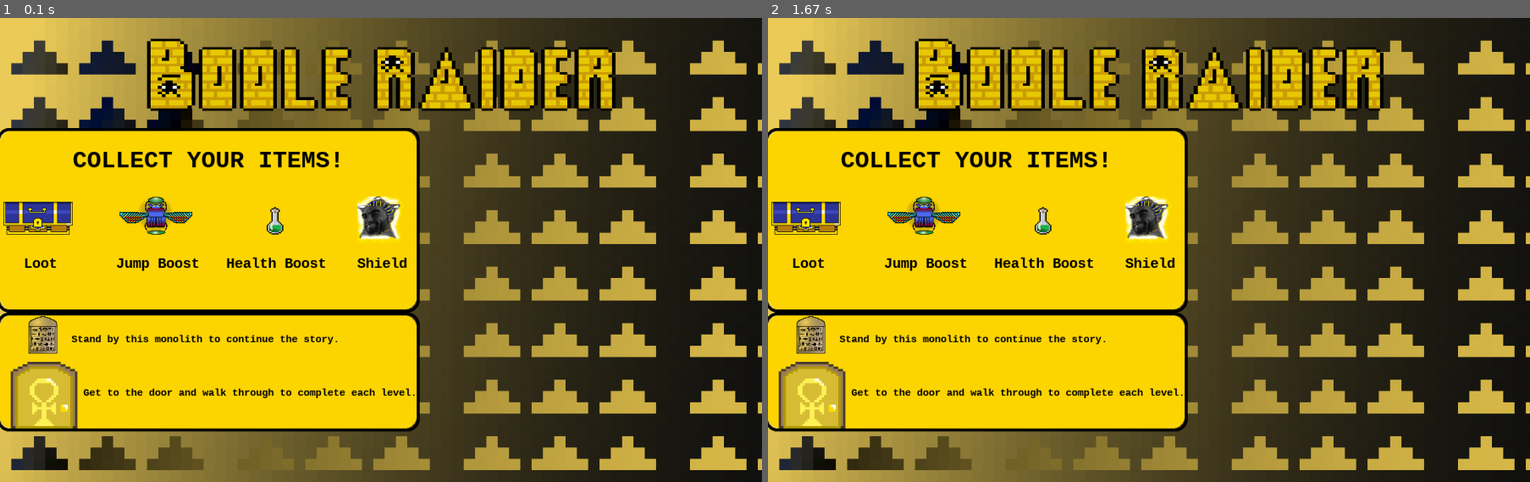
Above: before the commit, frames 1-2 (left to right).
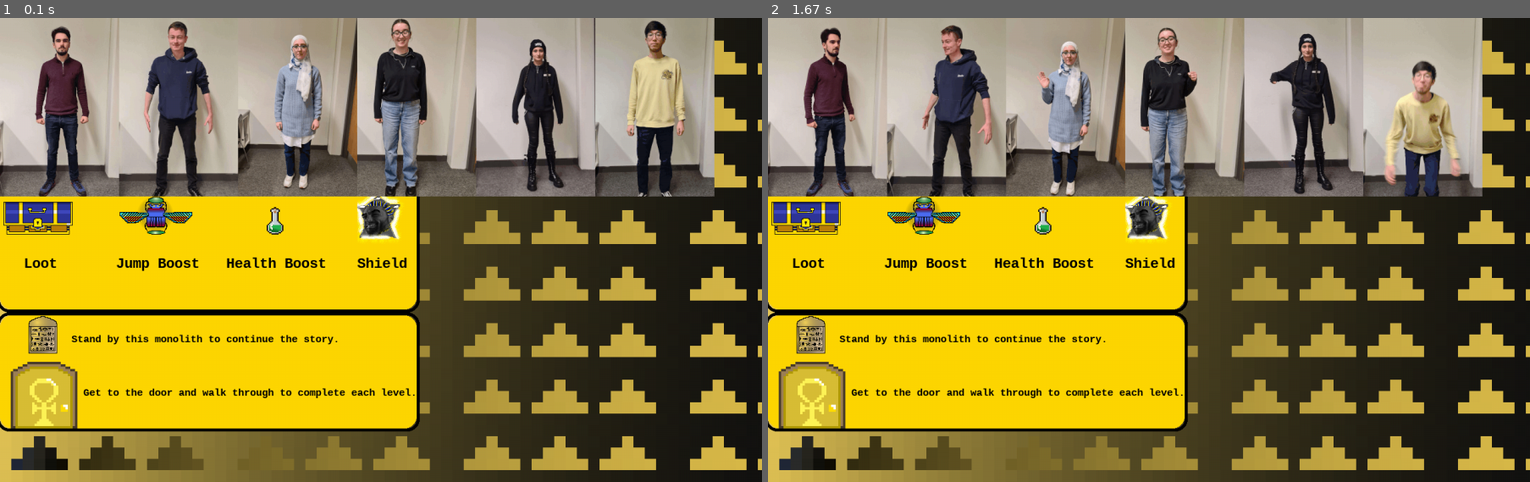
Above: after the commit, the same moments.

Repository: ciarancotter/semester2project
Game: pygame game, started from help.py
Two runs of this game, one before a commit and one after it. Both use one fixed random seed, a clock stepped at 60 frames per second and the inputs below.
Inputs:
- Up to frame 1 (0.1 s): no input
- Up to frame 2 (1.67 s): no input

The runs differ from the first frame. In frame 1, 35% of the frame differs, in the area x 0-94%, y 0-39%; in frame 2, 35%.

Commit message:
added gifs

Diff:
--- a/help.py
+++ b/help.py
@@ -27,14 +27,27 @@
 monolith_description = "Stand by this monolith to continue the story."
 door_description = "Get to the door and walk through to complete each level."
 
-bradley_gif = pygame.image.load("src/view/assets/help_screen/Bradley_twistleft_spritesheet.png")
-niamh_gif = pygame.image.load("src/view/assets/help_screen/Niamh_punchleft_spritesheet.png")
-ciaran_gif = pygame.image.load("src/view/assets/help_screen/Ciaran_jump_spritesheet.png")
-samina_gif = pygame.image.load("src/view/assets/help_screen/Sam_punchright_spritesheet.png")
-shaza_gif = pygame.image.load("src/view/assets/help_screen/Shaza_select_spritesheet.png")
-patrick_gif = pygame.image.load("src/view/assets/help_screen/Patrick_twistright_spritesheet.png")
+spritesheets = [
+    ("src/view/assets/help_screen/Bradley_twistleft_spritesheet.png", 200, 300),
+    ("src/view/assets/help_screen/Patrick_twistright_spritesheet.png", 200, 300),
+    ("src/view/assets/help_screen/Shaza_select_spritesheet.png", 200, 300),
+    ("src/view/assets/help_screen/Niamh_punchleft_spritesheet.png", 200, 300),
+    ("src/view/assets/help_screen/Sam_punchright_spritesheet.png", 200, 300),
+    ("src/view/assets/help_screen/Ciaran_jump_spritesheet.png", 200, 300),
+]
+
+sprite_rects = [
+    [
+        pygame.Rect((x, 0), (width, height)) for x in range(0, 800, width)
+    ] for filename, width, height in spritesheets
+]
+
+# Set the initial sprite index for each spritesheet to 0
+sprite_indices = [0] * len(spritesheets)
 
 font = pygame.font.Font(None, 30, bold=True)
+
+clock = pygame.time.Clock()
 
 running = True
 while running:
@@ -49,20 +62,16 @@
 
     screen.blit(logo, (logo_x_pos, 20))
 
-    # Draw a gold square with rounded corners under the developers
     square_position = (0, 190)
     square_size = (700, 300)
     border_radius = 20
     pygame.draw.rect(screen, (255, 215, 0), (square_position, square_size), border_radius=border_radius)
 
-    # Draw a black border around the square
     border_position = (square_position[0] - 5, square_position[1] - 5)
     border_size = (square_size[0] + 10, square_size[1] + 10)
     border_radius = 20
     pygame.draw.rect(screen, (0, 0, 0), (border_position, border_size), 5, border_radius=border_radius)
 
-
-    # title
     font = pygame.font.SysFont("monospace", 40, bold=True)
     text = "COLLECT YOUR ITEMS!"
     text_surface = font.render(text, True, black, gold)
@@ -70,7 +79,6 @@
     text_rect.center = ((square_position[0] + square_size[0]) // 2, square_position[1] + 50)
     screen.blit(text_surface, text_rect)
 
-    # draw item images and descriptions
     font = pygame.font.SysFont("monospace", 24, bold=True)
     screen.blit(loot_image, (0, 300))
     loot_text = font.render(loot_description, True, (0,0,0))
@@ -108,15 +116,13 @@
     door_text = font.render(door_description, True, (0,0,0))
     screen.blit(door_text, (140, 620))
 
-    '''
-    screen.blit(bradley_gif, (800, 170))
-    screen.blit(ciaran_gif, (800, 470))
-    screen.blit(niamh_gif, (800, 770))
-    screen.blit(samina_gif, (800, 1000))
-    screen.blit(shaza_gif, (800, 1300))
-    screen.blit(patrick_gif, (800, 1600))
-    '''
+    for i, (filename, _, _) in enumerate(spritesheets):
+        current_sprite_rect = sprite_rects[i][sprite_indices[i]]
+        spritesheet = pygame.image.load(filename)
+        screen.blit(spritesheet, (i * 200, 0), current_sprite_rect)
+
+        sprite_indices[i] = (sprite_indices[i] + 1) % len(sprite_rects[i])
 
     pygame.display.flip()
-
+    clock.tick(6)
 pygame.quit()
